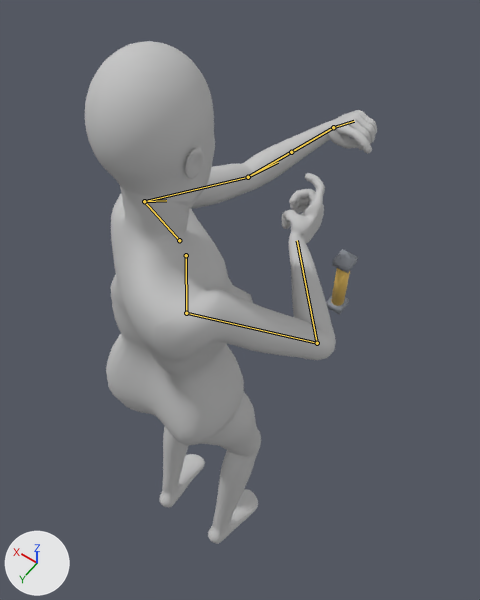
Renders of the Blender file character-base/characters/woman_blank/woman_blank.blend from each side of a commit.
One viewpoint serves both versions: a 50 mm lens placed at (-0.58, 0.58, 2.156), pointed at (-0.002, -0.23, 0.884). Arrows for +X, +Y and +Z are at lower left; the lights stay in place. The older version comes first. Both versions are drawn at frame 25 of the action 'rifle_fire'; the numbers are the values there. The bones that change are drawn over the model as lines.

Objects in the first picture: 'Forearm_L', 'Forearm_R', 'Hand_L', 'Hand_R', 'Head', 'Neck', 'Pelvis', 'Shin_R', 'Thigh_R', 'Torso', 'UpperArm_L', 'UpperArm_R' and 6 more.
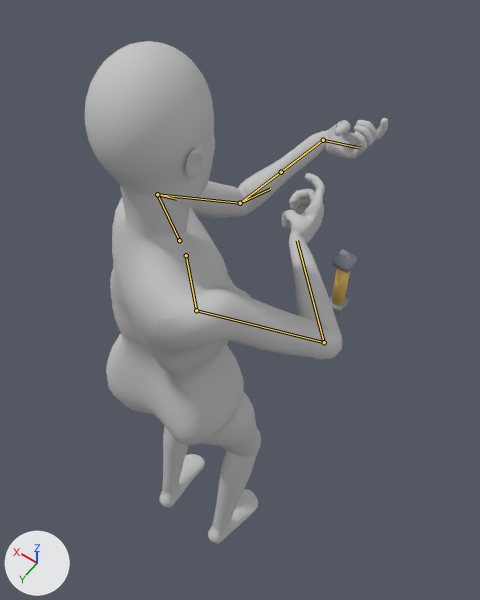
Patch to the scene script:
```diff
--- a/character-base/characters/woman_blank/woman_blank.blend.py
+++ b/character-base/characters/woman_blank/woman_blank.blend.py
@@ bone_clavicle_l @@
 bone_clavicle_l = bpy.data.objects['Rig'].pose.bones['clavicle_L']  # child of 'chest'
-bone_clavicle_l.rotation_quaternion = (1.0, 0.0, 0.0, 0.0)  # degrees (0, 0, 0)
+bone_clavicle_l.rotation_quaternion = (0.994, 0.11, 0.004, 0.021)  # degrees (13, 0, 2)
@@ bone_upperarm_l @@
 bone_upperarm_l = bpy.data.objects['Rig'].pose.bones['upperarm_L']  # child of 'clavicle_L'
-bone_upperarm_l.rotation_quaternion = (0.858, 0.46, -0.149, -0.172)  # degrees (58, -6, -26)
+bone_upperarm_l.rotation_quaternion = (0.927, 0.269, -0.2, -0.167)  # degrees (36, -16, -26)
@@ bone_forearm_l @@
 bone_forearm_l = bpy.data.objects['Rig'].pose.bones['forearm_L']  # child of 'upperarm_L'
-bone_forearm_l.rotation_quaternion = (0.992, 0.124, 0.0, 0.0)  # degrees (14, 0, 0)
+bone_forearm_l.rotation_quaternion = (0.894, 0.449, 0.0, 0.0)  # degrees (53, 0, 0)
@@ bone_forearm_twist_l @@
 bone_forearm_twist_l = bpy.data.objects['Rig'].pose.bones['forearm_twist_L']  # child of 'forearm_L'
-bone_forearm_twist_l.rotation_quaternion = (0.993, 0.0, 0.119, 0.0)  # degrees (0, 14, 0)
+bone_forearm_twist_l.rotation_quaternion = (0.84, 0.0, -0.543, 0.0)  # degrees (0, -66, 0)
@@ bone_hand_l @@
 bone_hand_l = bpy.data.objects['Rig'].pose.bones['hand_L']  # child of 'forearm_L'
-bone_hand_l.rotation_quaternion = (0.722, 0.068, 0.176, 0.666)  # degrees (20, 9, 87)
+bone_hand_l.rotation_quaternion = (0.371, 0.197, -0.823, -0.382)  # degrees (-61, -153, 43)
@@ bone_elbow_helper_l @@
 bone_elbow_helper_l = bpy.data.objects['Rig'].pose.bones['elbow_helper_L']  # child of 'upperarm_L'
-bone_elbow_helper_l.rotation_quaternion = (0.998, 0.062, 0.0, 0.0)  # degrees (7, 0, 0)
+bone_elbow_helper_l.rotation_quaternion = (0.973, 0.231, 0.0, 0.0)  # degrees (27, 0, 0)
@@ bone_shoulder_helper_l @@
 bone_shoulder_helper_l = bpy.data.objects['Rig'].pose.bones['shoulder_helper_L']  # child of 'clavicle_L'
-bone_shoulder_helper_l.rotation_quaternion = (0.964, 0.238, -0.078, -0.089)  # degrees (28, -6, -12)
+bone_shoulder_helper_l.rotation_quaternion = (0.982, 0.137, -0.102, -0.085)  # degrees (17, -10, -11)
@@ bone_clavicle_r @@
 bone_clavicle_r = bpy.data.objects['Rig'].pose.bones['clavicle_R']  # child of 'chest'
-bone_clavicle_r.rotation_quaternion = (1.0, 0.0, 0.0, 0.0)  # degrees (0, 0, 0)
+bone_clavicle_r.rotation_quaternion = (0.997, 0.068, 0.016, -0.013)  # degrees (8, 2, -1)
@@ bone_upperarm_r @@
 bone_upperarm_r = bpy.data.objects['Rig'].pose.bones['upperarm_R']  # child of 'clavicle_R'
-bone_upperarm_r.rotation_quaternion = (0.767, 0.472, -0.434, -0.02)  # degrees (76, -40, -35)
+bone_upperarm_r.rotation_quaternion = (0.806, 0.421, -0.415, -0.009)  # degrees (66, -41, -29)
@@ bone_forearm_r @@
 bone_forearm_r = bpy.data.objects['Rig'].pose.bones['forearm_R']  # child of 'upperarm_R'
-bone_forearm_r.rotation_quaternion = (0.767, 0.642, 0.0, 0.0)  # degrees (80, 0, 0)
+bone_forearm_r.rotation_quaternion = (0.748, 0.664, 0.0, 0.0)  # degrees (83, 0, 0)
```

Pixel boxes [x1, y1, x2, y2] of what changed, in the pictures (480 x 600 px):
'Torso', posed: before [111, 194, 253, 383]; after [110, 198, 251, 383]
'UpperArm_R', posed: before [154, 287, 335, 362]; after [153, 287, 342, 360]
'Forearm_L', posed (22% taller): before [244, 121, 330, 189]; after [237, 131, 326, 214]
'Neck', posed: before [121, 190, 189, 256]; after [121, 190, 189, 252]
'Forearm_R', posed (12% wider): before [289, 235, 336, 345]; after [289, 235, 342, 344]
'UpperArm_L', posed: before [190, 163, 256, 210]; after [192, 181, 247, 218]
'Hand_L', posed (34% wider, 7% shorter): before [328, 110, 377, 154]; after [322, 118, 388, 159]
bone 'clavicle_L', root to tip: before (179, 240) to (144, 201); after (179, 240) to (157, 194)
bone 'upperarm_L', root to tip: before (144, 201) to (248, 177); after (157, 194) to (240, 203)
bone 'forearm_L', root to tip: before (248, 177) to (333, 127); after (240, 203) to (323, 140)
bone 'forearm_twist_L', root to tip: before (291, 152) to (333, 127); after (281, 172) to (323, 140)
bone 'hand_L', root to tip: before (333, 127) to (354, 121); after (323, 140) to (360, 148)
bone 'elbow_helper_L', root to tip: before (248, 177) to (278, 162); after (240, 203) to (270, 189)
bone 'shoulder_helper_L', root to tip: before (144, 201) to (166, 200); after (157, 194) to (176, 199)
bone 'clavicle_R', root to tip: before (186, 255) to (186, 313); after (186, 255) to (196, 310)
bone 'upperarm_R', root to tip: before (186, 313) to (317, 343); after (196, 310) to (324, 342)
bone 'forearm_R', root to tip: before (317, 343) to (297, 240); after (324, 342) to (297, 240)
